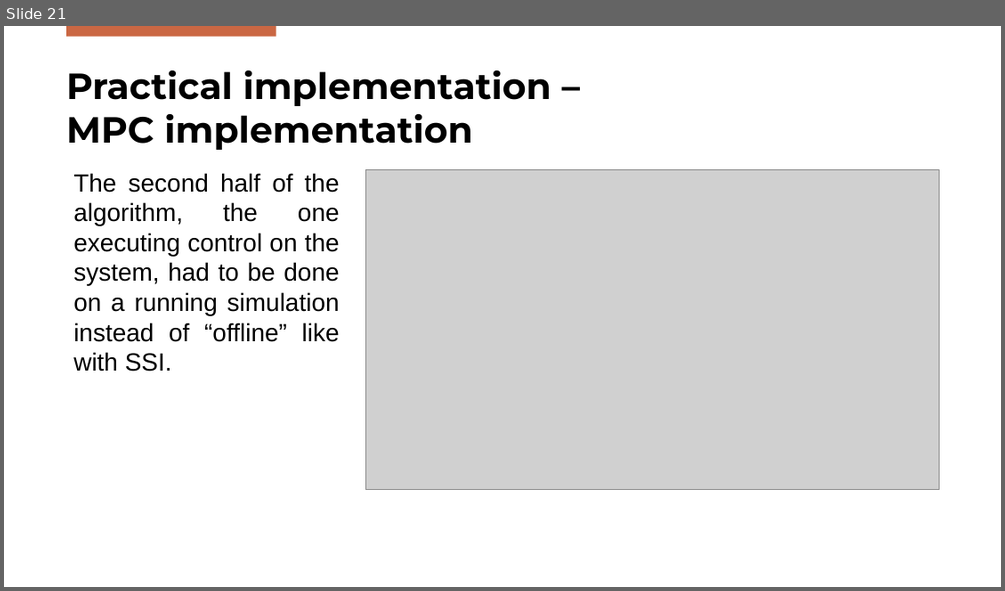
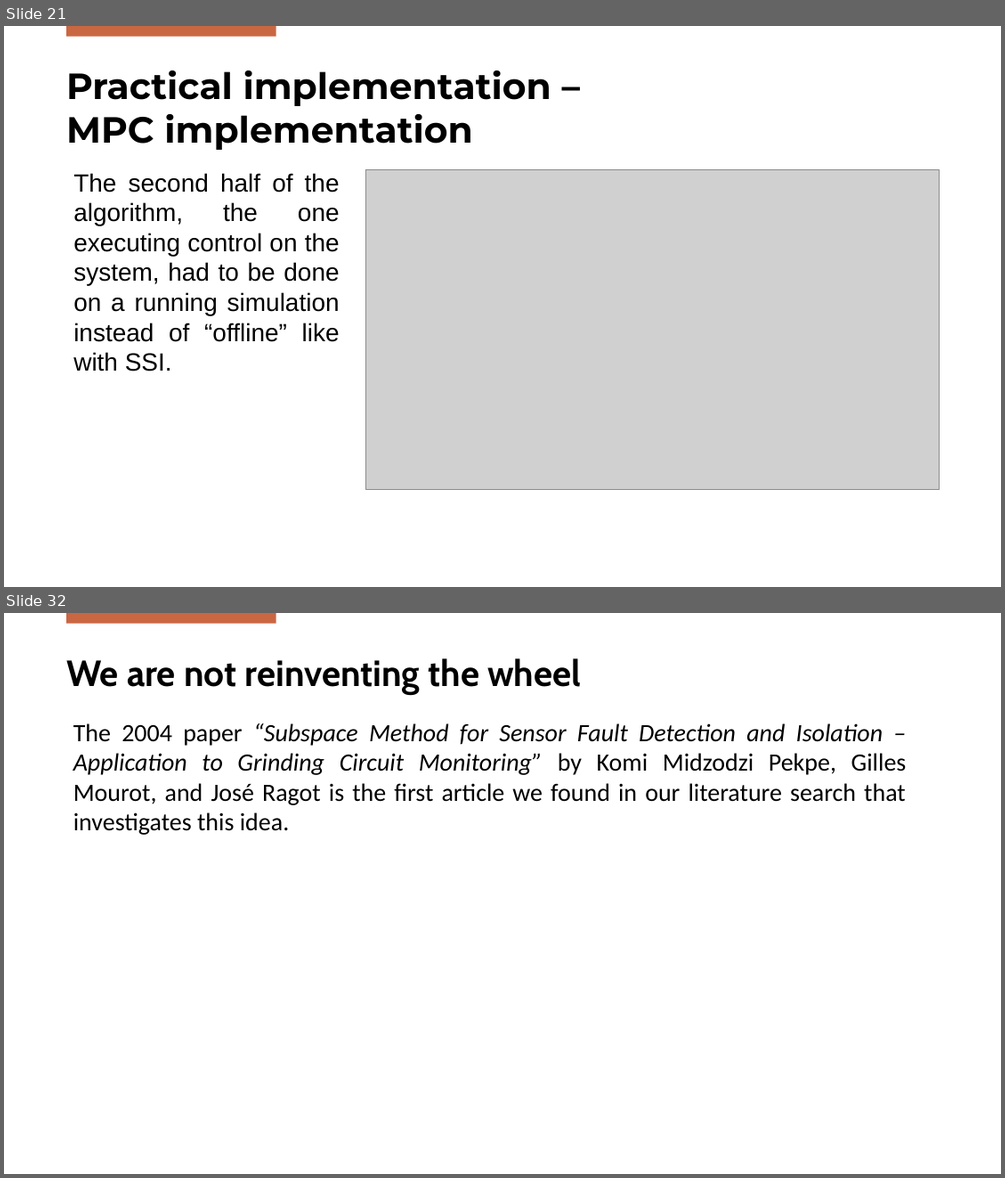
Before and after one commit to Gabriele-Mazzoleni/Progetto_ALES_aa_2025_2026, a slide deck: SPC_Presentation.pptx. Shown one above the other, each under a label of ours: slide 21 before the commit, slides 21 and 32 after it; the slides between them are not shown. The pictures are 1005x591 and 1005x1178 pixels, drawn with LibreOffice and Linux fonts; fonts in the diff are those of the drawing; grey boxes stand for pictures; background and template pictures are left out. Boxes give left, top, right and bottom in pixels: in the first picture for what was removed or moved away, otherwise in the second. Text is boxed around its words. In the diff, an @@ line names an element or a change of style, - is before the commit and + after.

Commit message:
We Are Not Reinventing the Wheel

```diff
--- a/SPC_Presentation.pptx
+++ b/SPC_Presentation.pptx
@@ slide 32 added at <box>4,613,1001,1174</box>, background #FFFFFF; not listed: 1 template element that a slide beside it also shows @@
@@ title added at <box>66,658,581,695</box>, 35 pt, text #000000, bold @@
+We are not reinventing the wheel
@@ text added at <box>73,723,906,835</box>, 24 pt, text #000000 @@
+The 2004 paper “Subspace Method for Sensor Fault Detection and Isolation – Application to Grinding Circuit Monitoring” by Komi Midzodzi Pekpe, Gilles Mourot, and José Ragot is the first article we found in our literature search that investigates this idea.
```
Also in this commit, not shown: 17 slides changed, 2 other slides added, 1 slide removed, 1 other file.
